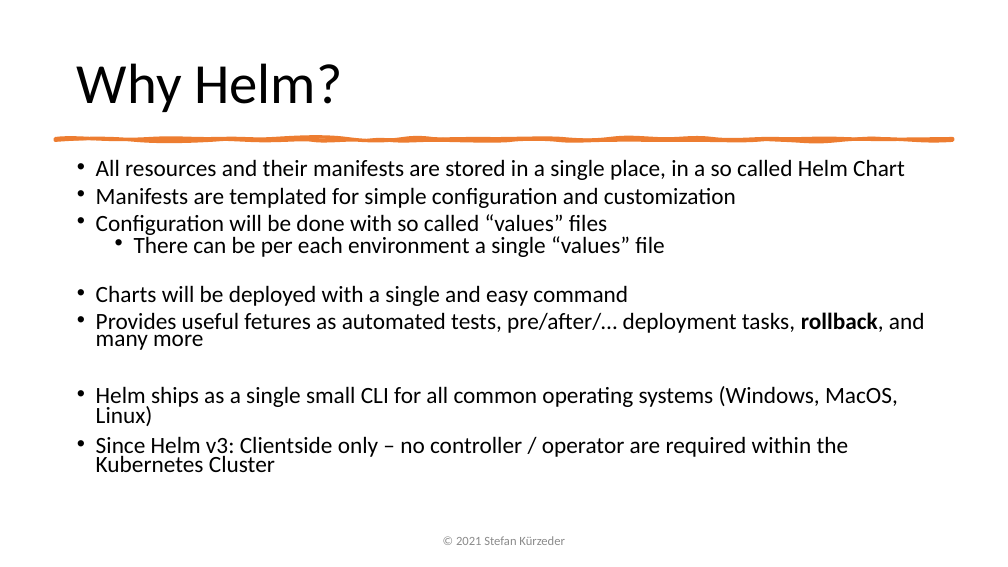
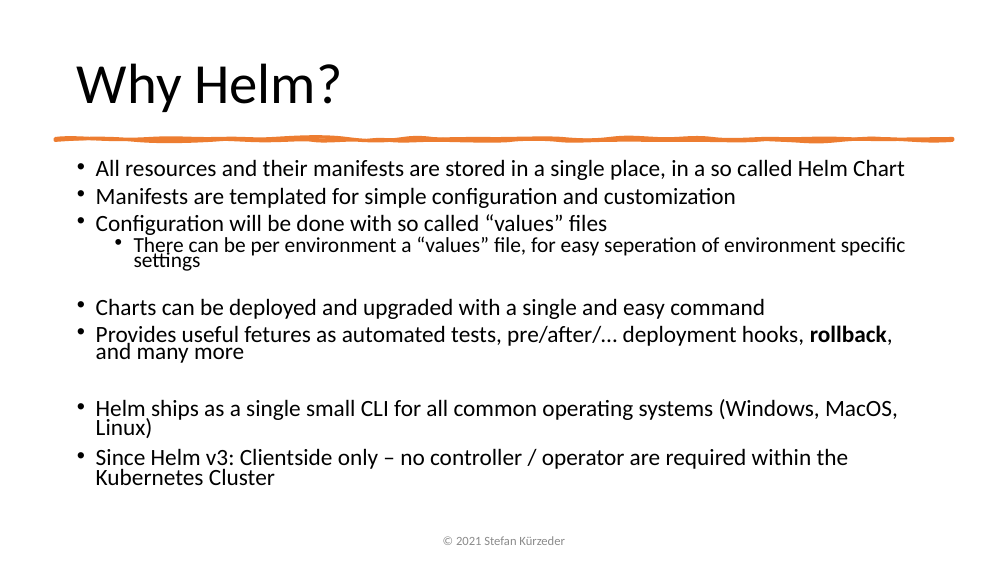
Before and after one commit to StiviiK/helm-handson, a slide deck: slide 4 of docs/Presentation-Helm.pptx. Drawn at 1008x567 pixels with LibreOffice and Linux fonts; fonts in the diff are those of the drawing. Boxes give left, top, right and bottom in pixels: in the first picture for what was removed or moved away, otherwise in the second. Text is boxed around its words. In the diff, an @@ line names an element or a change of style, - is before the commit and + after.

Commit message:
Update Presentation

```diff
--- a/docs/Presentation-Helm.pptx
+++ b/docs/Presentation-Helm.pptx
@@ text at <box>96,234,906,363</box>: text changed @@
-  • There can be per each environment a single “values” file
-• Charts will be deployed with a single and easy command
-• Provides useful fetures as automated tests, pre/after/… deployment tasks, rollback, and many more
+  • There can be per environment a “values” file, for easy seperation of environment specific settings
+• Charts can be deployed and upgraded with a single and easy command
+• Provides useful fetures as automated tests, pre/after/… deployment hooks, rollback, and many more
```
Also in this commit, not shown: 3 other slides changed, 1 slide added.
